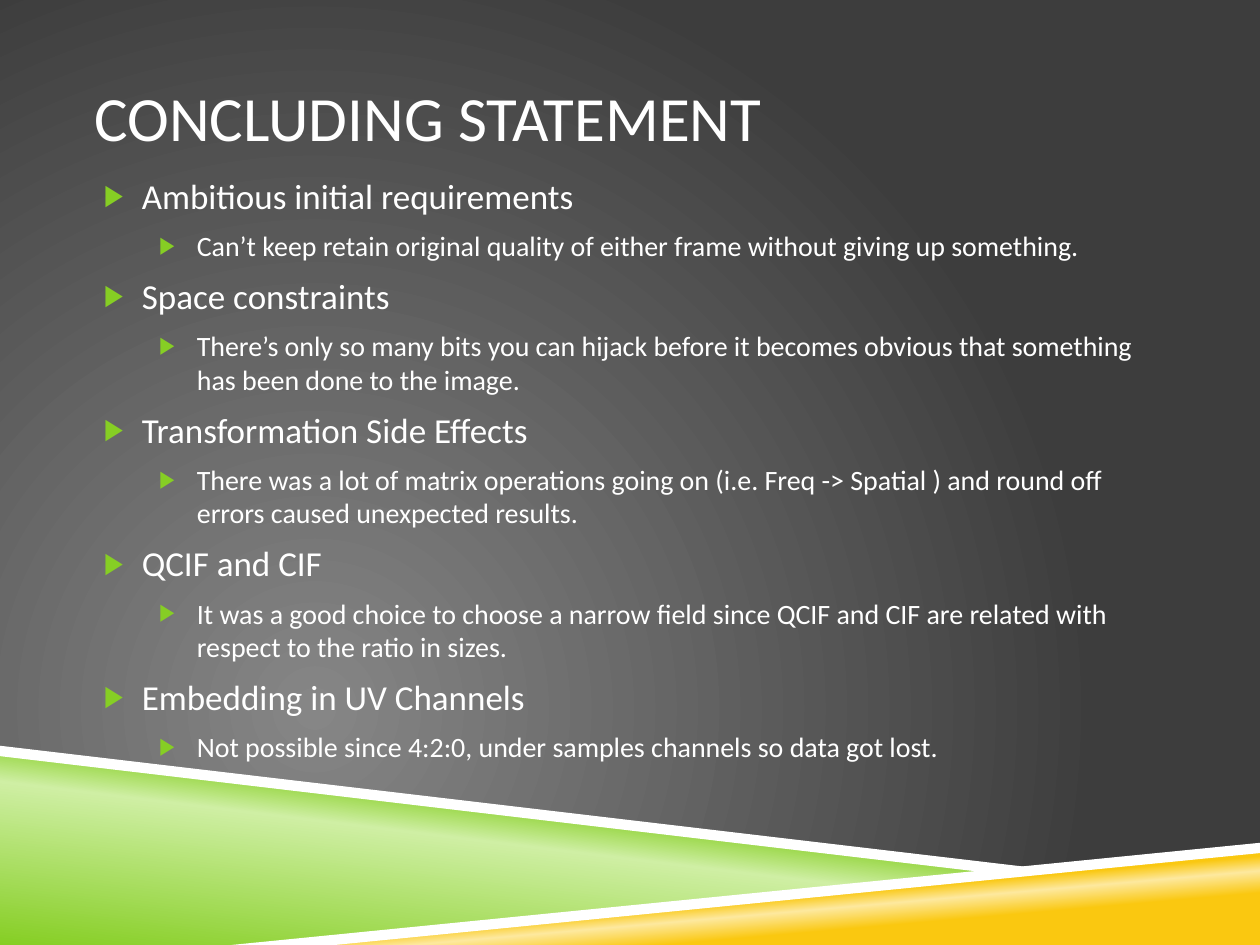
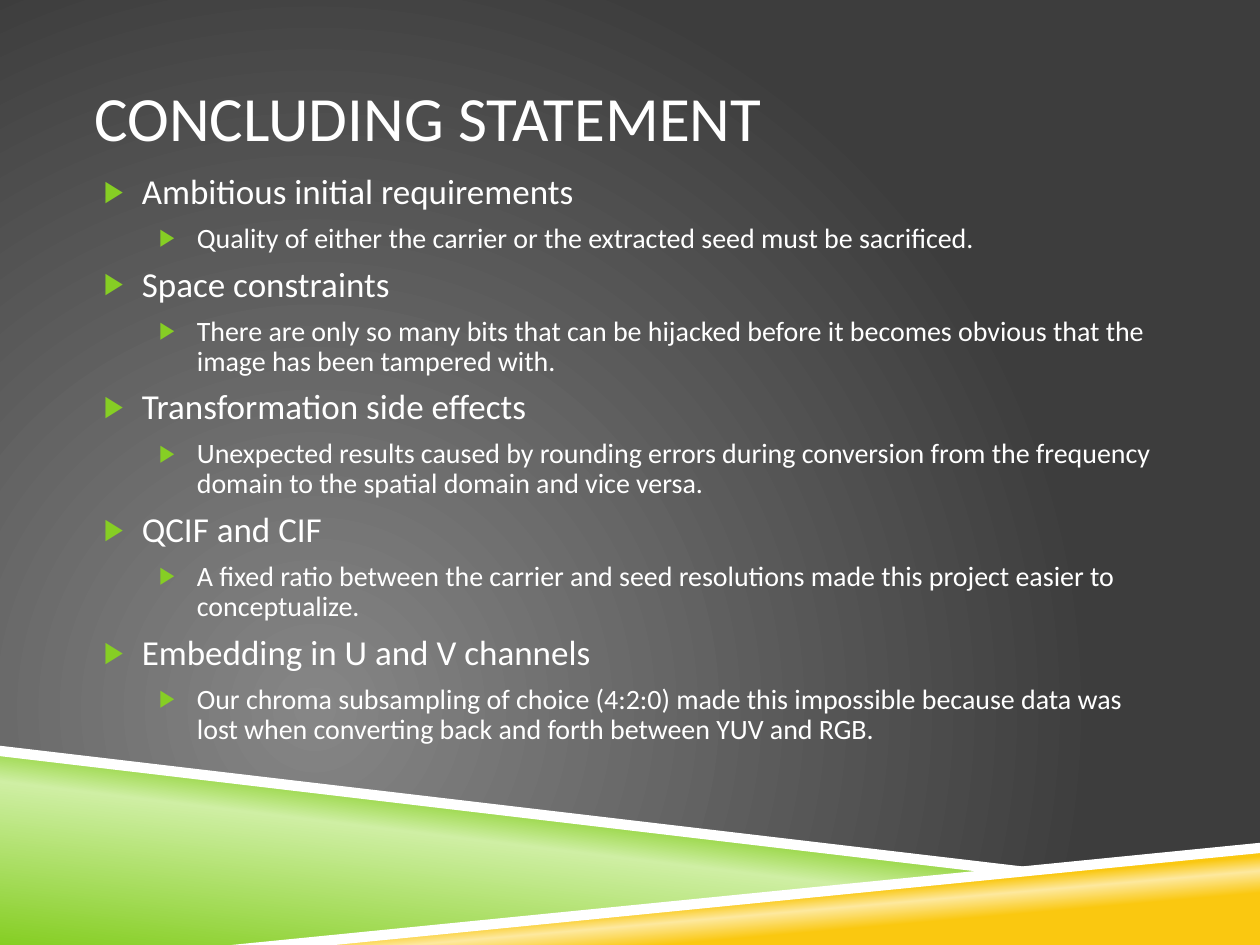
Before and after one commit to grpbwl/videoSteganography, a slide deck: slide 22 of results/CSE509_Video_Steganography.pptx (slide 17 before the commit). Drawn at 1260x945 pixels with LibreOffice and Linux fonts; fonts in the diff are those of the drawing; background and template pictures are left out. Boxes give left, top, right and bottom in pixels: in the first picture for what was removed or moved away, otherwise in the second. Text is boxed around its words. In the diff, an @@ line names an element or a change of style, - is before the commit and + after.

```diff
--- a/results/CSE509_Video_Steganography.pptx
+++ b/results/CSE509_Video_Steganography.pptx
@@ text at <box>142,179,573,547</box>: line spacing 1 to 0.9 @@
@@ text at <box>197,228,973,253</box>: text changed @@
-  ▶ Can’t keep retain original quality of either frame without giving up something.
+  ▶ Quality of either the carrier or the extracted seed must be sacrificed.
@@ text at <box>142,321,1150,498</box>: text changed @@
-  ▶ There’s only so many bits you can hijack before it becomes obvious that something has been done to the image.
-▶ Transformation Side Effects
-  ▶ There was a lot of matrix operations going on (i.e. Freq -> Spatial ) and round off errors caused unexpected results.
+  ▶ There are only so many bits that can be hijacked before it becomes obvious that the image has been tampered with.
+▶ Transformation side effects
+  ▶ Unexpected results caused by rounding errors during conversion from the frequency domain to the spatial domain and vice versa.
@@ text at <box>142,566,1122,744</box>: text changed @@
-  ▶ It was a good choice to choose a narrow field since QCIF and CIF are related with respect to the ratio in sizes.
-▶ Embedding in UV Channels
-  ▶ Not possible since 4:2:0, under samples channels so data got lost.
+  ▶ A fixed ratio between the carrier and seed resolutions made this project easier to conceptualize.
+▶ Embedding in U and V channels
+  ▶ Our chroma subsampling of choice (4:2:0) made this impossible because data was lost when converting back and forth between YUV and RGB.
```
Also in this commit, not shown: 6 other slides changed, 6 slides added.
